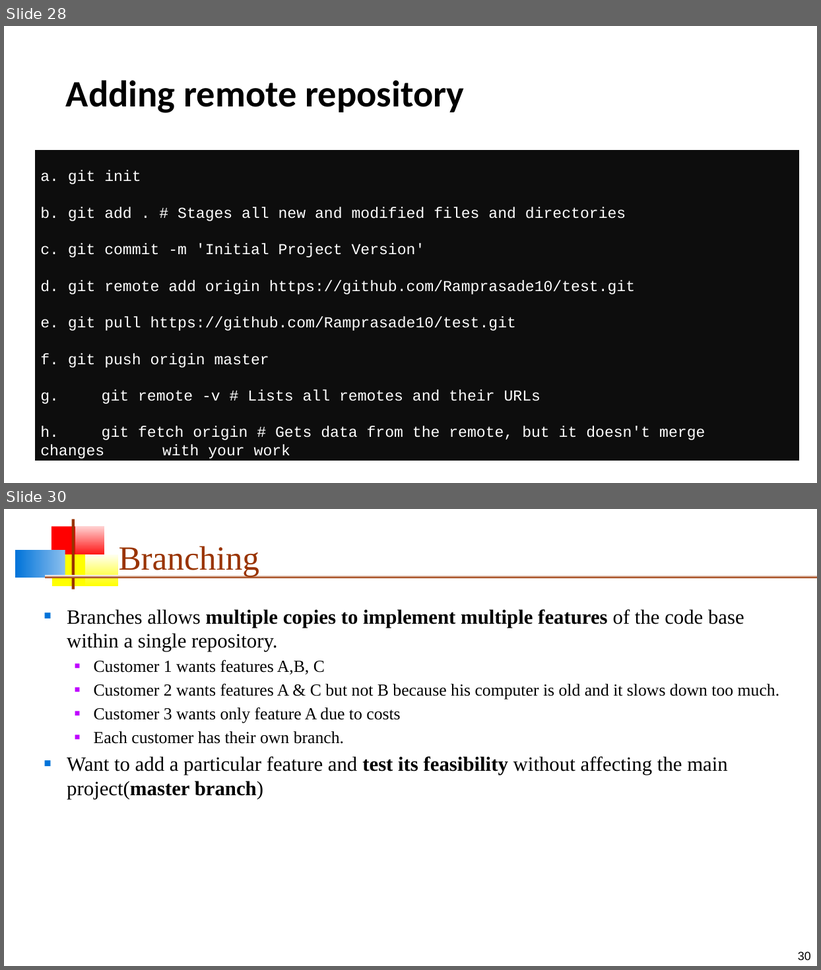
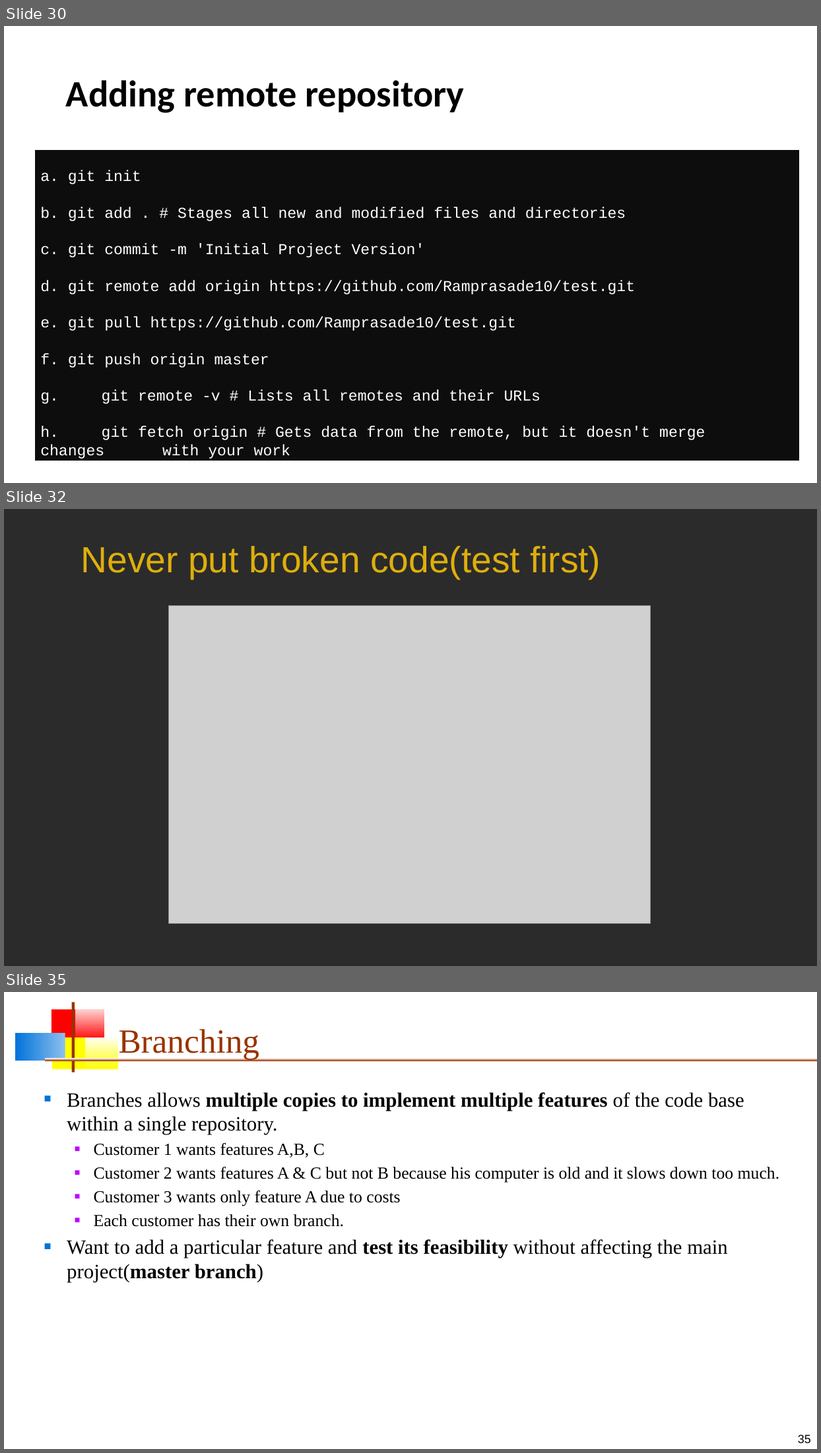
Before and after one commit to Ramprasade10/VersionControlSystem_NSOC, a slide deck: VersionControlSystem.odp. Shown one above the other, each under a label of ours: slides 28 and 30 before the commit, slides 30, 32 and 35 after it; the slides between them are not shown. The pictures are 821x970 and 821x1453 pixels, drawn with LibreOffice and Linux fonts; fonts in the diff are those of the drawing; grey boxes stand for pictures; background and template pictures are left out; a plain dark background stands for a picture behind light text. Boxes give left, top, right and bottom in pixels: in the first picture for what was removed or moved away, otherwise in the second. Text is boxed around its words. In the diff, an @@ line names an element or a change of style, - is before the commit and + after.

```diff
--- a/VersionControlSystem.odp
+++ b/VersionControlSystem.odp
@@ slide 32 added at bbox=[4, 509, 817, 966], background picture (left out) @@
@@ title added at bbox=[81, 546, 601, 580], 43 pt, text #DEAF0D @@
+Never put broken code(test first)
@@ picture added at bbox=[169, 606, 651, 923] @@
@@ what was slide 28 is now slide 30 @@
@@ what was slide 30 is now slide 35 @@
@@ page number at bbox=[798, 1435, 811, 1443]: text changed @@
-30
+35
```
Also in this commit, not shown: 2 slides changed, 4 other slides added.
